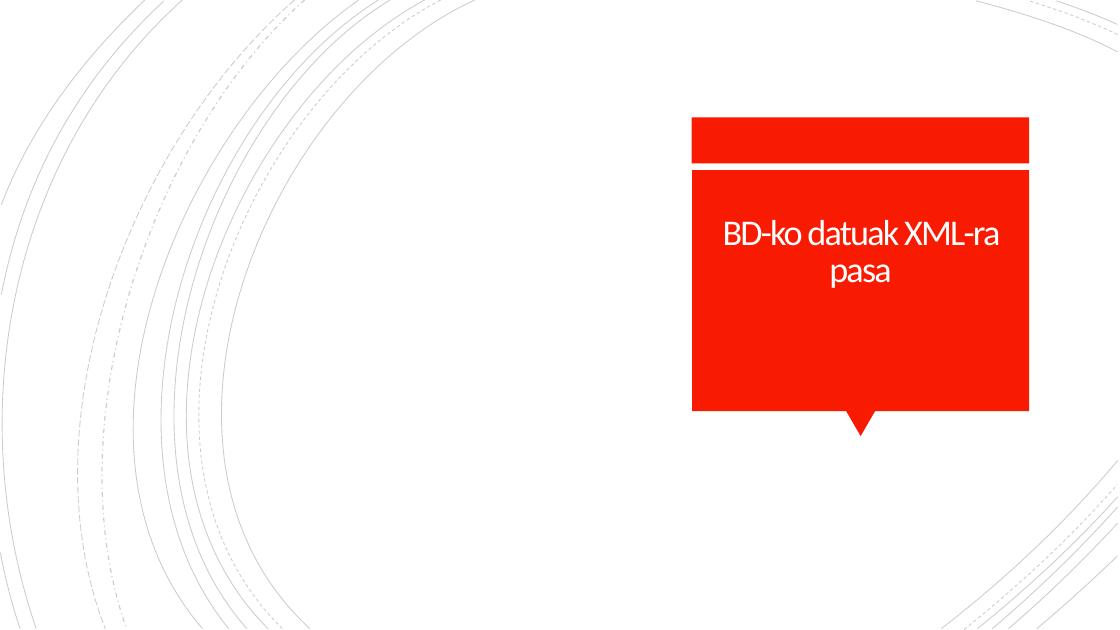
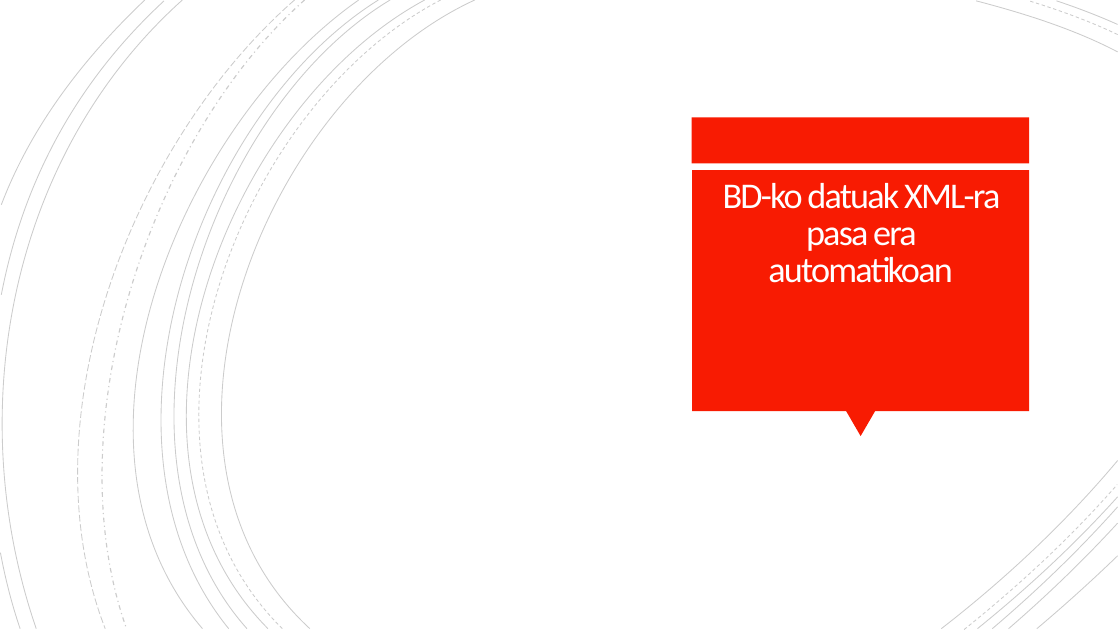
Before and after one commit to OceansForce/Erronka_5_Taldea, a slide deck: slide 13 of Aurkezpena/AurkezpenaTaldea5.pptx (slide 10 before the commit). Drawn at 1120x630 pixels with LibreOffice and Linux fonts; fonts in the diff are those of the drawing; background and template pictures are left out. Boxes give left, top, right and bottom in pixels: in the first picture for what was removed or moved away, otherwise in the second. Text is boxed around its words. In the diff, an @@ line names an element or a change of style, - is before the commit and + after.

```diff
--- a/Aurkezpena/AurkezpenaTaldea5.pptx
+++ b/Aurkezpena/AurkezpenaTaldea5.pptx
@@ title at box(723, 183, 1000, 283): text changed @@
-BD-ko datuak XML-ra pasa
+BD-ko datuak XML-ra pasa era automatikoan
```
Also in this commit, not shown: 2 other slides changed, 4 slides added, 3 slides removed, 5 other files.
